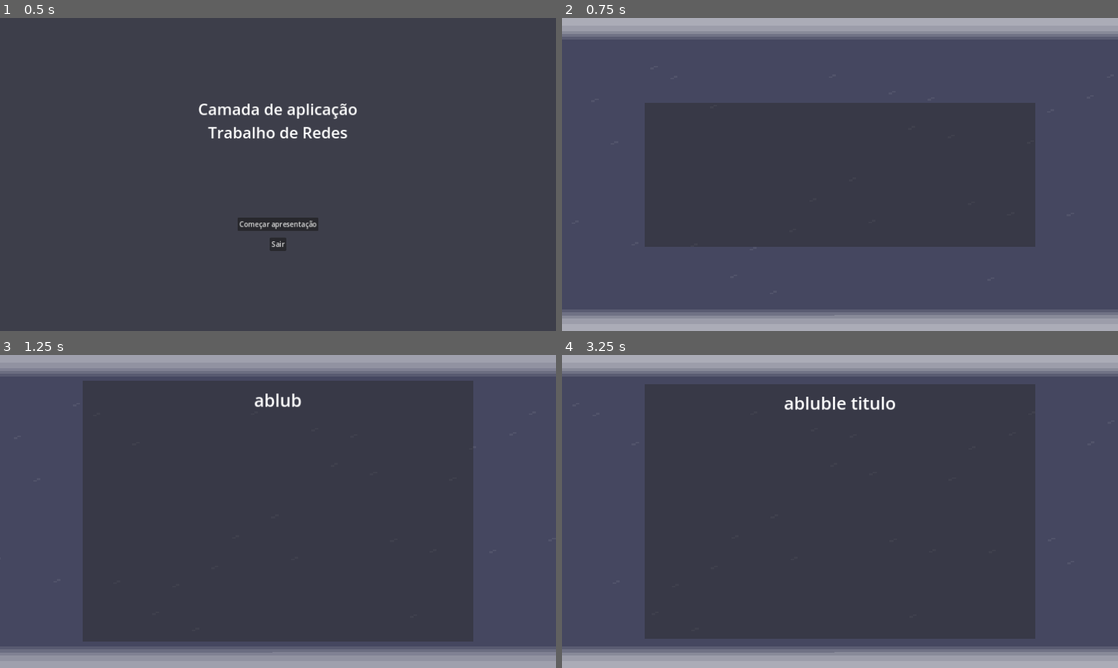
Above: before the commit, frames 1-4 (two rows, left to right).
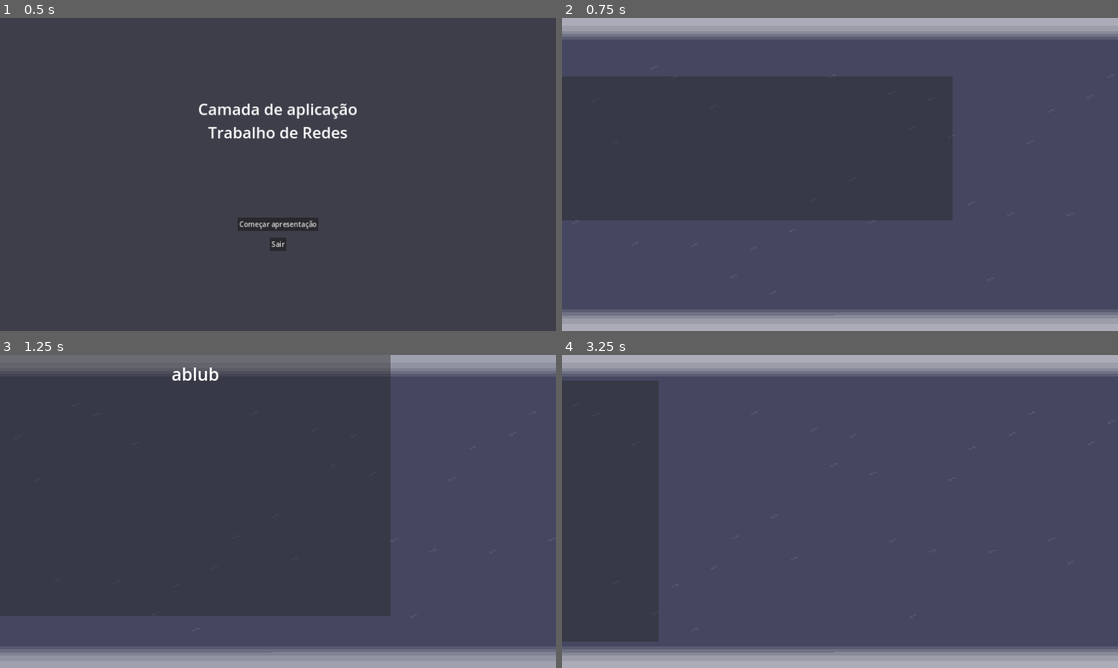
Above: after the commit, the same moments.

Repository: NomikuH8/godot-presentations
Game: Godot game, scene res://scenes/menu.tscn
The game is run twice, just before and just after one commit, with the same random seed, the same clock (stepped at 60 frames per second) and the same inputs. The project has no main scene, so this scene is started directly.
Inputs (mouse positions are in pixels of both pictures, inside the frame that each line leads up to):
- Up to frame 1 (0.5 s): no input
- Up to frame 2 (0.75 s): click "Começar apresentação" at 0.5 s
- Up to frame 3 (1.25 s): no input
- Up to frame 4 (3.25 s): move the mouse to (962, 495) at 1.27 s; hold Right (ui_right) 1.28-2.03 s; move the mouse to (728, 527) at 2.02 s; hold Left (ui_left) 2.03-2.78 s; move the mouse to (895, 442) at 2.77 s; hold Right (ui_right) from 2.78 s (still down)

Frame 1 is identical in both runs. In frame 2, 23% of the frame differs, in the area x 0-86%, y 18-74%; in frame 3, 34%; in frame 4, 67%, in the area x 0-86%, y 8-92%.

Commit message:
feito alteracoes

Diff:
--- a/prefabs/slideshow/SlideImage.tscn
+++ b/prefabs/slideshow/SlideImage.tscn
@@ -32,14 +32,29 @@
 "values": [Color(1, 1, 1, 0)]
 }
 
+[sub_resource type="Animation" id="Animation_xxjlm"]
+resource_name = "idle"
+tracks/0/type = "value"
+tracks/0/imported = false
+tracks/0/enabled = true
+tracks/0/path = NodePath(".:modulate")
+tracks/0/interp = 1
+tracks/0/loop_wrap = true
+tracks/0/keys = {
+"times": PackedFloat32Array(0),
+"transitions": PackedFloat32Array(1),
+"update": 0,
+"values": [Color(1, 1, 1, 1)]
+}
+
 [sub_resource type="AnimationLibrary" id="AnimationLibrary_xcgyu"]
 _data = {
 "fade_in": SubResource("Animation_2c53v"),
+"idle": SubResource("Animation_xxjlm"),
 "idle_out": SubResource("Animation_dcjfr")
 }
 
 [node name="SlideImage" type="TextureRect"]
-modulate = Color(1, 1, 1, 0)
 texture_filter = 1
 texture_repeat = 2
 offset_left = 87.0
--- a/prefabs/slideshow/slide.tscn
+++ b/prefabs/slideshow/slide.tscn
@@ -69,9 +69,38 @@
 "values": [Vector2(1, 1e-05)]
 }
 
+[sub_resource type="Animation" id="Animation_vkvnw"]
+resource_name = "enter_pass_left"
+length = 0.5
+tracks/0/type = "value"
+tracks/0/imported = false
+tracks/0/enabled = true
+tracks/0/path = NodePath(".:position")
+tracks/0/interp = 1
+tracks/0/loop_wrap = true
+tracks/0/keys = {
+"times": PackedFloat32Array(0, 0.5),
+"transitions": PackedFloat32Array(1, 1),
+"update": 0,
+"values": [Vector2(190, 60), Vector2(-1110, 60)]
+}
+tracks/1/type = "value"
+tracks/1/imported = false
+tracks/1/enabled = true
+tracks/1/path = NodePath(".:scale")
+tracks/1/interp = 1
+tracks/1/loop_wrap = true
+tracks/1/keys = {
+"times": PackedFloat32Array(0),
+"transitions": PackedFloat32Array(1),
+"update": 0,
+"values": [Vector2(1, 1)]
+}
+
 [sub_resource type="AnimationLibrary" id="AnimationLibrary_h0xc7"]
 _data = {
 "enter_grow": SubResource("Animation_t4v1t"),
+"enter_pass_left": SubResource("Animation_vkvnw"),
 "exit_shrink": SubResource("Animation_tjmmn"),
 "idle": SubResource("Animation_oqrxl"),
 "idle_out": SubResource("Animation_1o56s")
@@ -83,6 +112,9 @@
 [sub_resource type="AnimationNodeAnimation" id="AnimationNodeAnimation_ouiux"]
 animation = &"slide/enter_grow"
 
+[sub_resource type="AnimationNodeAnimation" id="AnimationNodeAnimation_iyro2"]
+animation = &"slide/enter_pass_left"
+
 [sub_resource type="AnimationNodeAnimation" id="AnimationNodeAnimation_1xsdq"]
 animation = &"slide/idle"
 
@@ -116,6 +148,14 @@
 switch_mode = 2
 advance_mode = 2
 advance_condition = &"can_enter"
+
+[sub_resource type="AnimationNodeStateMachineTransition" id="AnimationNodeStateMachineTransition_4e428"]
+advance_mode = 2
+advance_condition = &"enter_pass_left"
+
+[sub_resource type="AnimationNodeStateMachineTransition" id="AnimationNodeStateMachineTransition_v0o1m"]
+switch_mode = 2
+advance_mode = 2
 
 [sub_resource type="AnimationNodeStateMachine" id="AnimationNodeStateMachine_0842f"]
 states/End/position = Vector2(1380, 100)
@@ -124,29 +164,30 @@
 states/slide_enter/position = Vector2(222, 100)
 states/slide_enter_grow/node = SubResource("AnimationNodeAnimation_ouiux")
 states/slide_enter_grow/position = Vector2(442, 44)
+states/slide_enter_pass_left/node = SubResource("AnimationNodeAnimation_iyro2")
+states/slide_enter_pass_left/position = Vector2(442, -16)
 states/slide_exit/node = SubResource("AnimationNodeAnimation_1xsdq")
 states/slide_exit/position = Vector2(908, 100)
 states/slide_exit_shrink/node = SubResource("AnimationNodeAnimation_cymh4")
 states/slide_exit_shrink/position = Vector2(908, 217)
 states/slide_idle/node = SubResource("AnimationNodeAnimation_ydiyw")
 states/slide_idle/position = Vector2(693, 100)
-transitions = ["slide_enter_grow", "slide_idle", SubResource …(453 unchanged characters)… mationNodeStateMachineTransition_s28dh")]
-graph_offset = Vector2(143.118, 31)
-
-[node name="Panel" type="Panel"]
+transitions = ["slide_enter_grow", "slide_idle", SubResource …(453 unchanged characters)… mationNodeStateMachineTransition_s28dh"), "slide_enter", "slide_enter_pass_left", SubResource("AnimationNodeStateMachineTransition_4e428"), "slide_enter_pass_left", "slide_idle", SubResource("AnimationNodeStateMachineTransition_v0o1m")]
+graph_offset = Vector2(96.118, -37)
+
+[node name="Slide" type="Panel"]
 custom_minimum_size = Vector2(900, 600)
 anchors_preset = 8
 anchor_left = 0.5
 anchor_top = 0.5
 anchor_right = 0.5
 anchor_bottom = 0.5
-offset_left = -450.0
+offset_left = -1750.0
 offset_top = -300.0
-offset_right = 450.0
+offset_right = -850.0
 offset_bottom = 300.0
 grow_horizontal = 2
 grow_vertical = 2
-scale = Vector2(1, 1e-05)
 pivot_offset = Vector2(450, 300)
 theme_override_styles/panel = SubResource("StyleBoxFlat_sstgy")
 script = ExtResource("1_esd0j")
@@ -167,6 +208,7 @@
 parameters/conditions/can_enter = false
 parameters/conditions/can_exit = false
 parameters/conditions/enter_grow = false
+parameters/conditions/enter_pass_left = false
 parameters/conditions/exit_shrink = false
 
 [connection signal="timeout" from="TextTimer" to="." method="_on_text_timer_timeout"]
--- a/scenes/slideshow.tscn
+++ b/scenes/slideshow.tscn
@@ -40,7 +40,6 @@
 
 [node name="Panel" parent="Control/Slides" instance=ExtResource("4_730rp")]
 layout_mode = 1
-scale = Vector2(1, 1)
 
 [node name="d" type="Label" parent="Control/Slides/Panel"]
 layout_mode = 1
@@ -56,7 +55,7 @@
 [node name="Panel2" parent="Control/Slides" instance=ExtResource("4_730rp")]
 visible = false
 layout_mode = 1
-scale = Vector2(1, 1)
+enter_animation = 1
 
 [node name="d2" type="Label" parent="Control/Slides/Panel2"]
 layout_mode = 1
@@ -64,7 +63,7 @@
 anchor_right = 1.0
 offset_bottom = 88.0
 grow_horizontal = 2
-text = "abluble titulo"
+text = "titulo 2 aaaaaaayoay"
 label_settings = SubResource("LabelSettings_u7jc6")
 horizontal_alignment = 1
 vertical_alignment = 1
@@ -72,7 +71,6 @@
 [node name="Panel3" parent="Control/Slides" instance=ExtResource("4_730rp")]
 visible = false
 layout_mode = 1
-scale = Vector2(1, 1)
 
 [node name="d3" type="Label" parent="Control/Slides/Panel3"]
 layout_mode = 1
@@ -80,15 +78,10 @@
 anchor_right = 1.0
 offset_bottom = 88.0
 grow_horizontal = 2
-text = "abluble titulo"
+text = "AAAAAAAAAAAAA"
 label_settings = SubResource("LabelSettings_u7jc6")
 horizontal_alignment = 1
 vertical_alignment = 1
-
-[node name="Panel4" parent="Control/Slides" instance=ExtResource("4_730rp")]
-visible = false
-layout_mode = 1
-scale = Vector2(1, 1)
 
 [node name="SlideshowToolbar" parent="Control" instance=ExtResource("3_408i4")]
 visible = false
@@ -97,7 +90,6 @@
 [connection signal="slide_disappeared" from="Control/Slides/Panel" to="Control" method="_on_slide_disappeared"]
 [connection signal="slide_disappeared" from="Control/Slides/Panel2" to="Control" method="_on_slide_disappeared"]
 [connection signal="slide_disappeared" from="Control/Slides/Panel3" to="Control" method="_on_slide_disappeared"]
-[connection signal="slide_disappeared" from="Control/Slides/Panel4" to="Control" method="_on_slide_disappeared"]
 [connection signal="next_slide" from="Control/SlideshowToolbar" to="Control" method="_on_slideshow_toolbar_next_slide"]
 [connection signal="previous_slide" from="Control/SlideshowToolbar" to="Control" method="_on_slideshow_toolbar_previous_slide"]
 [connection signal="slider_changed" from="Control/SlideshowToolbar" to="Control" method="_on_slideshow_toolbar_slider_changed"]
--- a/scripts/slideshow/Slide.gd
+++ b/scripts/slideshow/Slide.gd
@@ -2,12 +2,12 @@
 
 enum EnterAnimation {
 	GROW,
-	PASS_RIGHT
+	PASS_LEFT
 }
 
 enum ExitAnimation {
 	SHRINK,
-	PASS_LEFT
+	PASS_RIGHT
 }
 
 signal slide_disappeared
@@ -38,6 +38,7 @@
 	image_timer.wait_time = image_appear
 
 	animation_tree['parameters/conditions/enter_grow'] = enter_animation == EnterAnimation.GROW
+	animation_tree['parameters/conditions/enter_pass_left'] = enter_animation == EnterAnimation.PASS_LEFT
 	animation_tree['parameters/conditions/exit_shrink'] = exit_animation == ExitAnimation.SHRINK
 	animation_tree.active = true
 
Not shown: 1 places in prefabs/slideshow/SlideImage.tscn that only renumber resources
Not shown: 1 places in prefabs/slideshow/slide.tscn that only renumber resources
